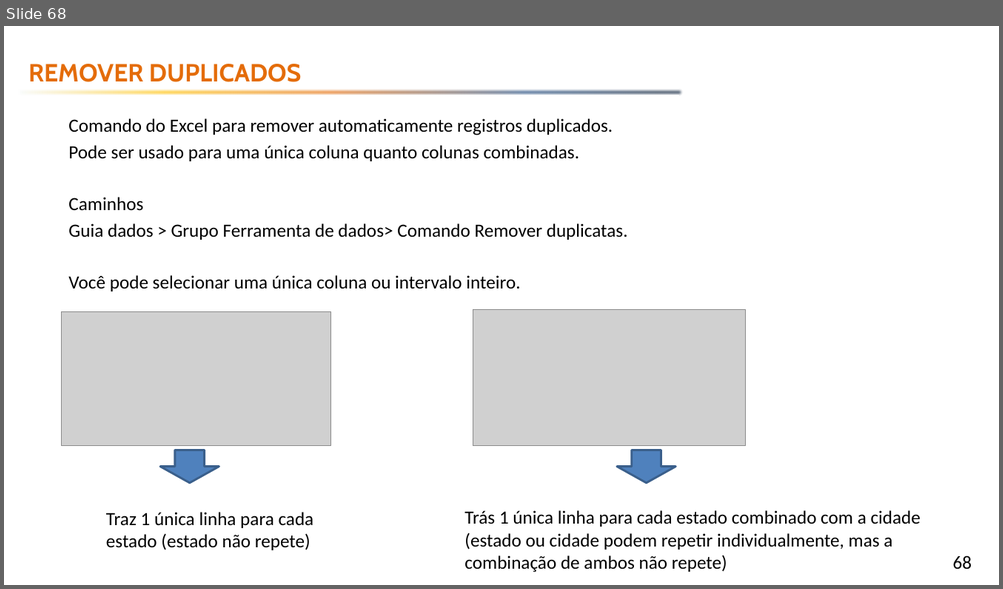
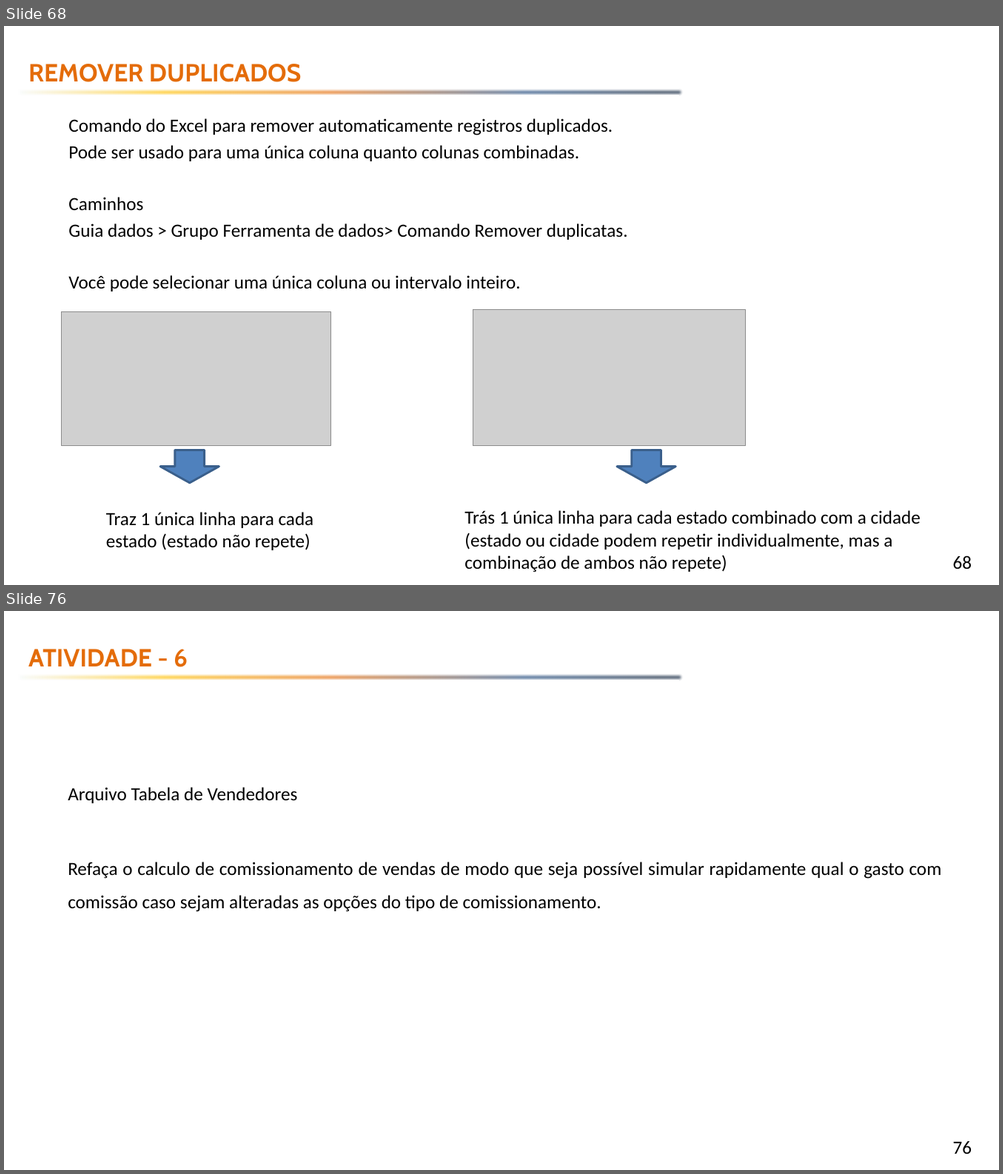
Before and after one commit to emerson-fenrir/Excel_Basico, a slide deck: Professor/Aula3.pptx. Shown one above the other, each under a label of ours: slide 68 before the commit, slides 68 and 76 after it; the slides between them are not shown. The pictures are 1003x589 and 1003x1174 pixels, drawn with LibreOffice and Linux fonts; fonts in the diff are those of the drawing; grey boxes stand for pictures; background and template pictures are left out. Boxes give left, top, right and bottom in pixels: in the first picture for what was removed or moved away, otherwise in the second. Text is boxed around its words. In the diff, an @@ line names an element or a change of style, - is before the commit and + after.

```diff
--- a/Professor/Aula3.pptx
+++ b/Professor/Aula3.pptx
@@ slide 76 added at [4,611,999,1170], background picture (left out); not listed: 2 template elements that a slide beside it also shows @@
@@ text added at [28,649,188,667], 24 pt, text #E46C0A, bold @@
+ATIVIDADE - 6
@@ text added at [68,787,942,912], 18 pt, text #000000 @@
+Arquivo Tabela de Vendedores
+Refaça o calculo de comissionamento de vendas de modo que seja possível simular rapidamente qual o gasto com comissão caso sejam alteradas as opções do tipo de comissionamento.
```
Also in this commit, not shown: 7 slides changed, 4 other slides added, 8 other files.
